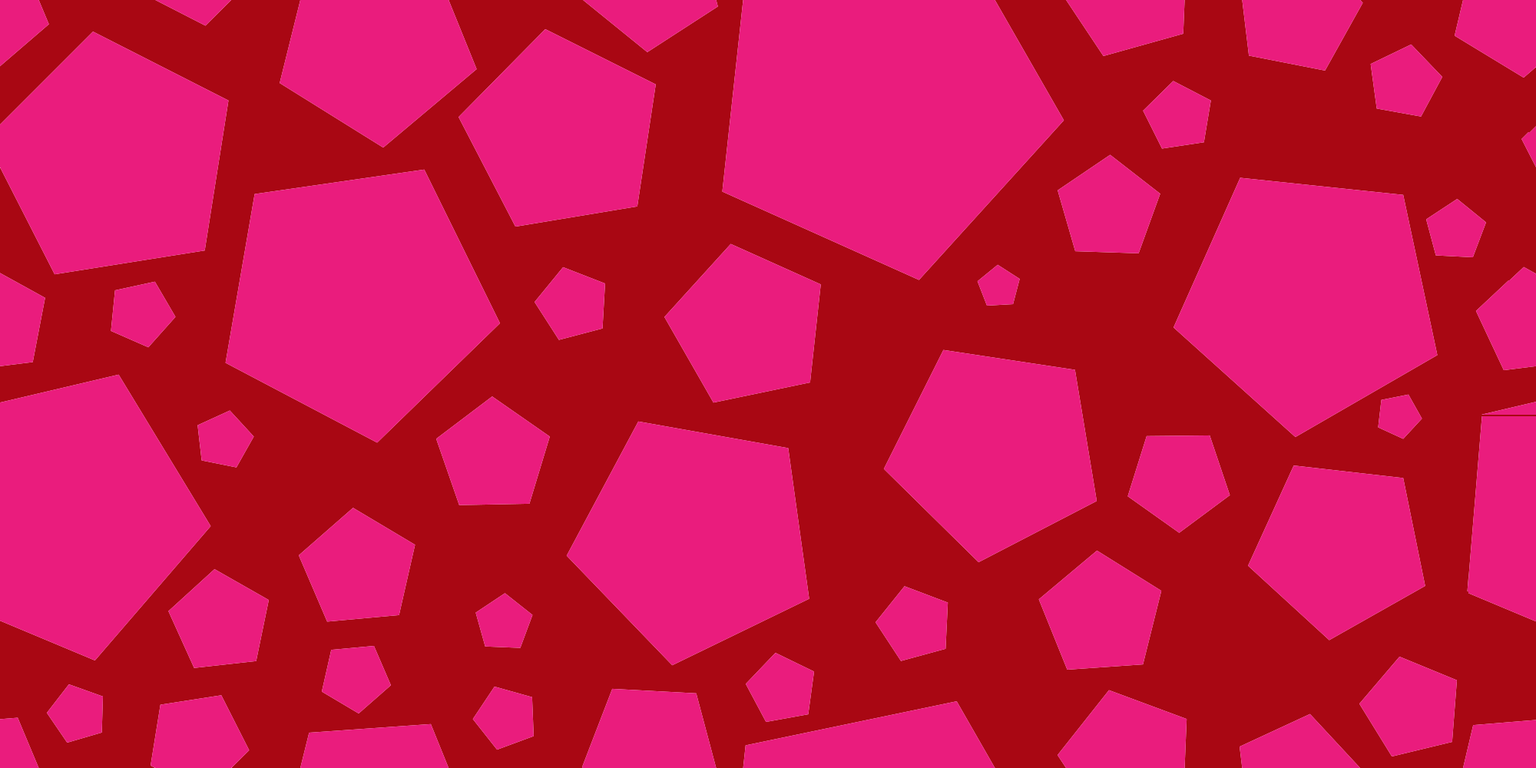
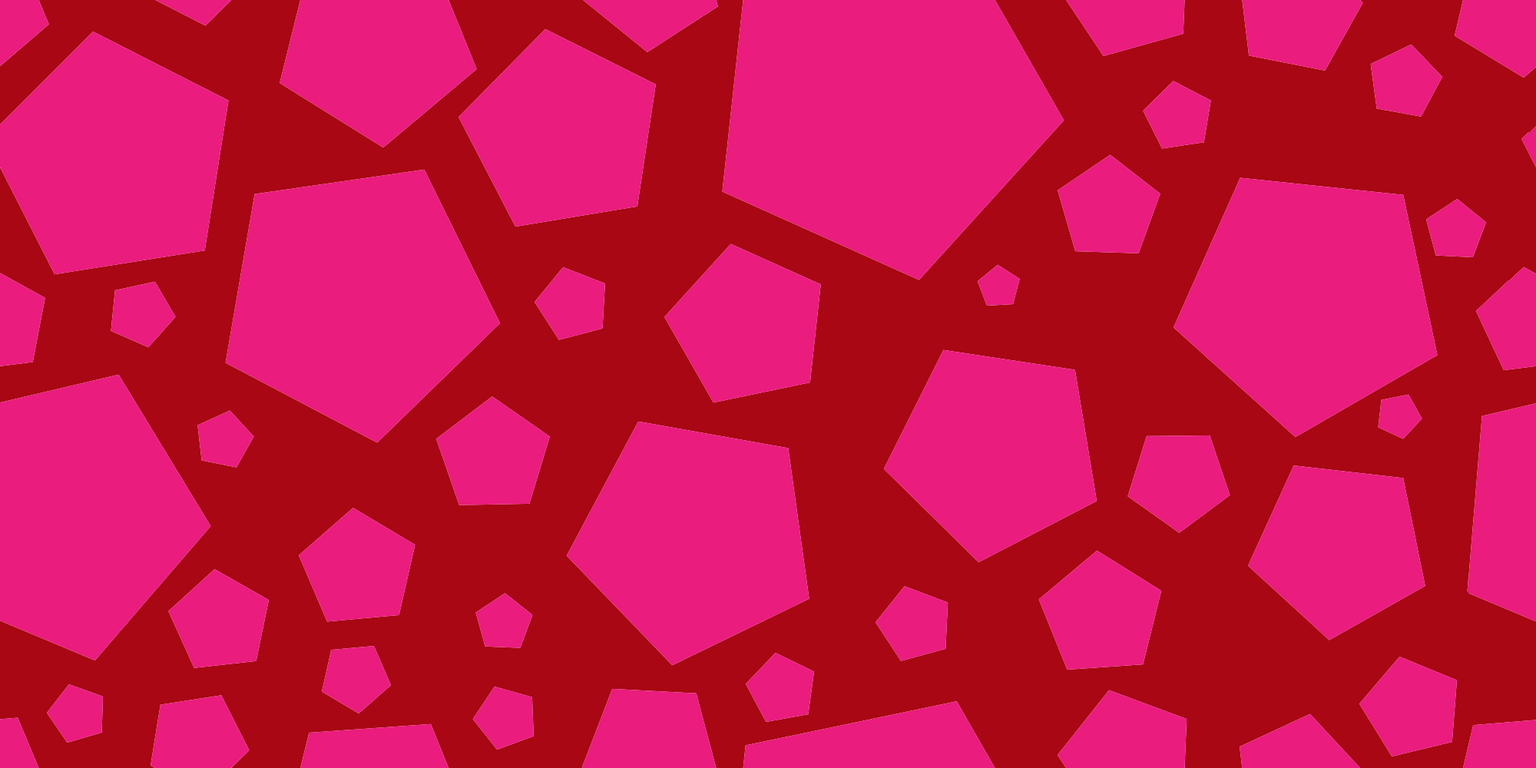
Layer changes from the first 1536 x 768 image to the second:
painted on "Calque 6" over [1481, 401, 1536, 417]
painted on "Calque 3" over [1481, 401, 1536, 417]
